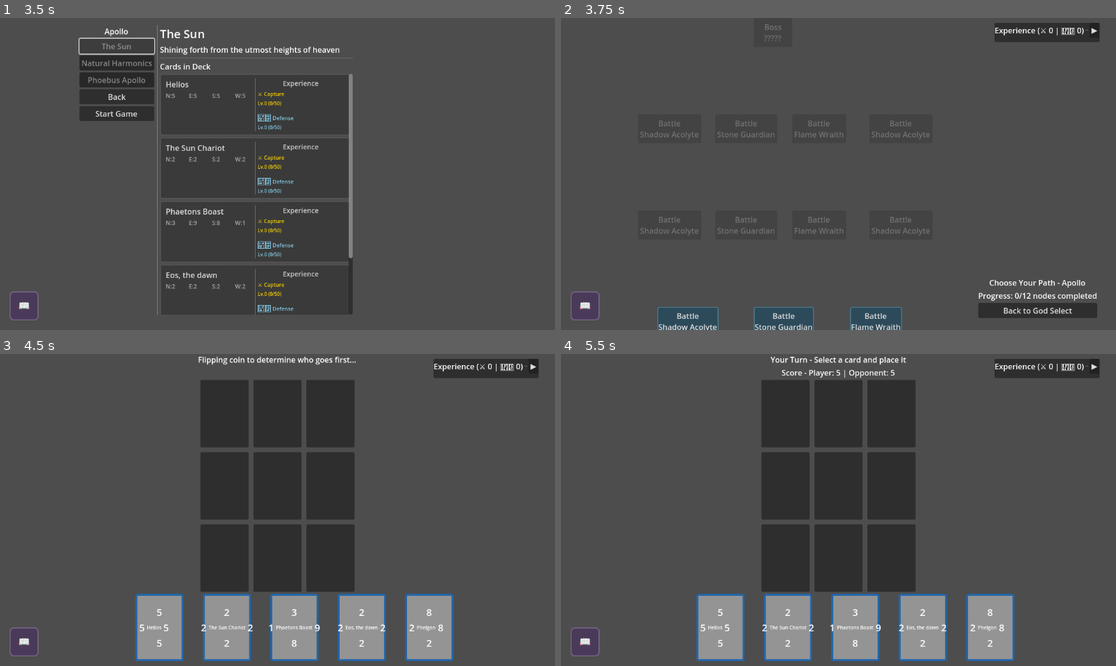
Above: before the commit, frames 1-4 (two rows, left to right).
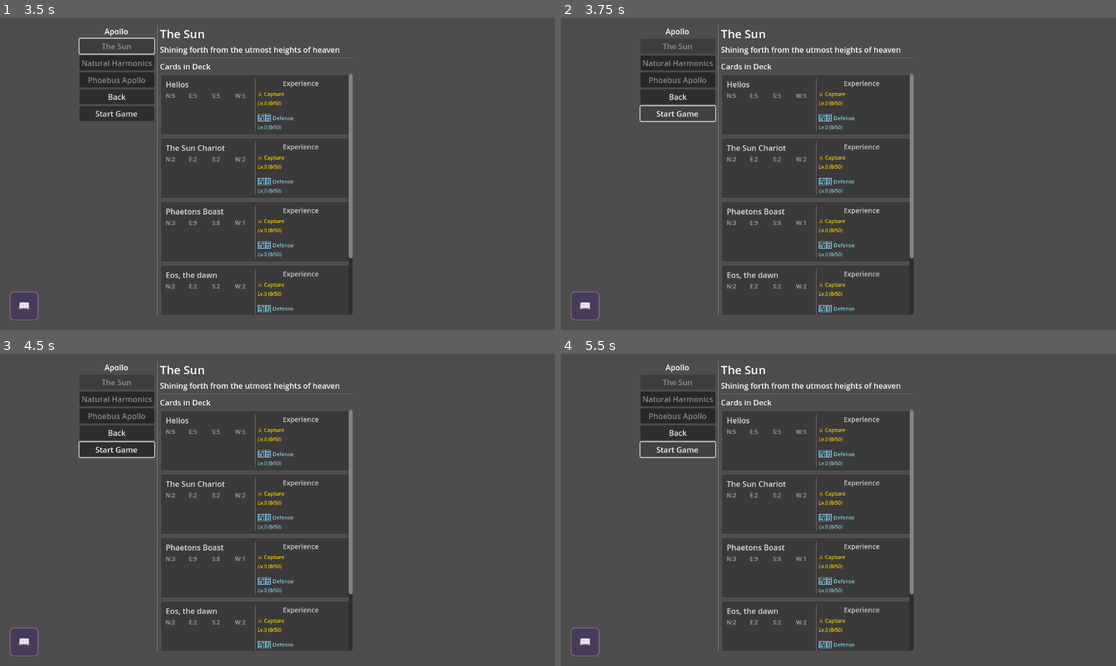
Above: after the commit, the same moments.

Repository: leslieharding/Mnemosyne
Game: Godot game, scene res://Scenes/MainMenu.tscn
The game is run twice, just before and just after one commit, with the same random seed, the same clock (stepped at 60 frames per second) and the same inputs.
Inputs (mouse positions are in pixels of both pictures, inside the frame that each line leads up to):
- Up to frame 1 (3.5 s): click "New Game" at 0.5 s; click "New Game" at 1.25 s; click "Apollo" at 2 s; click "The Sun" at 2.75 s
- Up to frame 2 (3.75 s): click "Start Game" at 3.5 s
- Up to frame 3 (4.5 s): click (127, 656) at 4.25 s, where only the run before the commit has a clickable "Battle Shadow Acolyte"
- Up to frame 4 (5.5 s): click (677, 450) at 5 s, where only the run after the commit has a clickable "Start Game"

Frame 1 is identical in both runs. In frame 2, 10% of the frame differs, in the area x 14-97%, y 1-100%; in frame 3, 19%, in the area x 14-97%, y 0-99%; in frame 4, 18%.
Error after the commit: Invalid call. Nonexistent function 'start_new_run' in base 'Node (BossPredictionTracker)'. (res://Scripts/apollo.gd:122)

Commit message:
first boss tracking implementation trials

Diff:
--- a/Scripts/apollo.gd
+++ b/Scripts/apollo.gd
@@ -117,6 +117,10 @@
 		# Initialize the experience tracker for this new run
 		get_node("/root/RunExperienceTrackerAutoload").start_new_run(deck_def.card_indices)
 		print("Initialized experience tracker for new run with deck: ", deck_def.deck_name)
+
+		# Add this line after initializing the experience tracker:
+		get_node("/root/BossPredictionTrackerAutoload").start_new_run()
+		print("Initialized boss prediction tracker for new run")
 
 		# Pass the selected god and deck index to the map scene
 		get_tree().set_meta("scene_params", {
--- a/Scripts/apollo_game.gd
+++ b/Scripts/apollo_game.gd
@@ -62,13 +62,18 @@
 
 var active_passive_abilities: Dictionary = {}  # position -> array of passive abilities
 
-
+# Boss prediction system
+var is_boss_battle: bool = false
+var current_boss_prediction: Dictionary = {}
 
 
 
 func _ready():
 	# Initialize game managers
 	setup_managers()
+
+	# Initialize boss prediction tracker
+	setup_boss_prediction_tracker()
 
 	# Initialize game board
 	setup_empty_board()
@@ -92,6 +97,18 @@
 
 	# Start the game
 	start_game()
+
+# Set up the boss prediction tracker
+func setup_boss_prediction_tracker():
+	# Check if this is a boss battle
+	var params = get_scene_params()
+	if params.has("current_node"):
+		var current_node = params["current_node"]
+		is_boss_battle = (current_node.enemy_name == "?????")
+		print("Boss battle detected: ", is_boss_battle)
+
+	print("Boss prediction tracker initialized")
+
 
 func setup_journal_button():
 	if not journal_button:
@@ -195,8 +212,16 @@
 func _on_coin_flip_result(player_goes_first: bool):
 	if player_goes_first:
 		game_status_label.text = "You won the coin flip! You go first."
+		# Add this new section:
+		if not is_boss_battle:
+			get_node("/root/BossPredictionTrackerAutoload").start_recording_battle()
 	else:
 		game_status_label.text = "Opponent won the coin flip! They go first."
+		# Add this new section:
+		if is_boss_battle:
+			game_status_label.text = "The boss allows you to go first... 'I know what you will do.'"
+			turn_manager.current_player = TurnManager.Player.HUMAN
+			player_goes_first = true
 
 	# Brief pause to show result
 	await get_tree().create_timer(2.0).timeout
@@ -218,6 +243,8 @@
 
 	if is_player_turn:
 		enable_player_input()
+		if is_boss_battle:
+			make_boss_prediction()
 	else:
 		disable_player_input()
 		# Only start opponent turn if they're not already thinking
@@ -226,6 +253,46 @@
 			call_deferred("opponent_take_turn")  # Use call_deferred to avoid async issues
 		else:
 			print("Opponent already thinking, skipping turn start")
+
+
+# Make boss prediction for the current turn
+func make_boss_prediction():
+	if not is_boss_battle:
+		return
+
+	var tracker = get_node("/root/BossPredictionTrackerAutoload")
+	if not tracker:
+		return
+
+	# Calculate current turn number (1-based)
+	var cards_played = 5 - player_deck.size()
+	var current_turn = cards_played + 1
+
+	if current_turn > 5:
+		return  # All cards played
+
+	# Get available cards (indices of remaining cards in hand)
+	var available_cards: Array[int] = []
+	for i in range(player_deck.size()):
+		var card_collection_index = deck_card_indices[i]
+		available_cards.append(card_collection_index)
+
+	# Get available positions (unoccupied grid slots)
+	var available_positions: Array[int] = []
+	for i in range(grid_occupied.size()):
+		if not grid_occupied[i]:
+			available_positions.append(i)
+
+	# Get boss prediction
+	current_boss_prediction = tracker.get_boss_prediction(
+		current_turn,
+		available_cards,
+		available_positions
+	)
+
+	print("Boss prediction for turn ", current_turn, ": Card ", current_boss_prediction.get("card", -1), " at position ", current_boss_prediction.get("position", -1))
+
+
 
 # Calculate and return current scores (Triple Triad style)
 func get_current_scores() -> Dictionary:
@@ -579,6 +646,11 @@
 	return available_slots == 0 or (player_deck.is_empty() and not opponent_manager.has_cards())
 
 func end_game():
+
+	var tracker = get_node("/root/BossPredictionTrackerAutoload")
+	if tracker:
+		tracker.stop_recording()
+
 	await get_tree().process_frame
 
 	var scores = get_current_scores()
@@ -1094,7 +1166,6 @@
 		print("Updated card display for ", card_data.card_name, " with new values: ", card_data.values)
 
 
-# This replaces the existing place_card_on_grid function in apollo_game.gd (around lines 580-650)
 
 # Place the selected card on the selected grid
 func place_card_on_grid():
@@ -1115,10 +1186,31 @@
 	var card_data = player_deck[selected_card_index]
 	var card_collection_index = deck_card_indices[selected_card_index]
 
+	# Record this play for pattern tracking (if not boss battle)
+	if not is_boss_battle:
+		var tracker = get_node("/root/BossPredictionTrackerAutoload")
+		if tracker:
+			tracker.record_card_play(card_collection_index, current_grid_index)
+
+	# Check boss prediction if this is a boss battle
+	var boss_prediction_hit = false
+	if is_boss_battle and current_boss_prediction.has("card") and current_boss_prediction.has("position"):
+		if current_boss_prediction["card"] == card_collection_index and current_boss_prediction["position"] == current_grid_index:
+			boss_prediction_hit = true
+			print("BOSS PREDICTION HIT! The boss anticipated your move!")
+			# Apply the stat reduction - weakens the card but doesn't change ownership
+			card_data.values[0] = 1  # North
+			card_data.values[1] = 1  # East
+			card_data.values[2] = 1  # South
+			card_data.values[3] = 1  # West
+
+			# Show feedback to player
+			game_status_label.text = "The boss anticipated your move! Your card's power is weakened!"
+
 	# Get card level for ability checks
 	var card_level = get_card_level(card_collection_index)
 
-	# Mark the slot as occupied and set ownership
+	# Mark the slot as occupied and set ownership (always PLAYER - prediction hits don't change ownership)
 	grid_occupied[current_grid_index] = true
 	grid_ownership[current_grid_index] = Owner.PLAYER
 	grid_card_data[current_grid_index] = card_data
@@ -1144,11 +1236,21 @@
 	# Set higher z-index so the card appears on top
 	card_display.z_index = 1
 
-	# Setup the card display with the card resource data
+	# Setup the card display with the card resource data (including potentially weakened stats)
 	card_display.setup(card_data)
 
-	# Apply player styling initially
-	card_display.panel.add_theme_stylebox_override("panel", player_card_style)
+	# Apply player styling initially, but make prediction hits more visible
+	if boss_prediction_hit:
+		# Create a special style for predicted cards
+		var prediction_hit_style = player_card_style.duplicate()
+		prediction_hit_style.border_color = Color("#FF6B6B")  # Red border for prediction hits
+		prediction_hit_style.border_width_left = 4
+		prediction_hit_style.border_width_top = 4
+		prediction_hit_style.border_width_right = 4
+		prediction_hit_style.border_width_bottom = 4
+		card_display.panel.add_theme_stylebox_override("panel", prediction_hit_style)
+	else:
+		card_display.panel.add_theme_stylebox_override("panel", player_card_style)
 
 	# Connect hover signals for grid cards too
 	card_display.card_hovered.connect(_on_card_hovered)
@@ -1156,7 +1258,7 @@
 
 	print("Card placed on grid at position", current_grid_index)
 
-	# EXECUTE ON-PLAY ABILITIES BEFORE COMBAT
+	# EXECUTE ON-PLAY ABILITIES BEFORE COMBAT (but after potential stat reduction)
 	if card_data.has_ability_type(CardAbility.TriggerType.ON_PLAY, card_level):
 		print("Executing on-play abilities for ", card_data.card_name)
 		var ability_context = {
@@ -1173,7 +1275,7 @@
 	# HANDLE PASSIVE ABILITIES
 	handle_passive_abilities_on_place(current_grid_index, card_data, card_level)
 
-	# Resolve combat (abilities may have modified stats)
+	# Resolve combat (abilities may have modified stats, and boss prediction may have weakened the card)
 	var captures = resolve_combat(current_grid_index, Owner.PLAYER, card_data)
 	if captures > 0:
 		print("Player captured ", captures, " cards!")
--- /dev/null
+++ b/Scripts/boss_prediction_tracker.gd
@@ -0,0 +1,176 @@
+# res://Scripts/boss_prediction_tracker.gd
+extends Node
+class_name BossPredictionTracker
+
+signal pattern_recorded(turn_number: int, card_index: int, grid_position: int)
+
+# Track card play patterns when player goes first
+# Structure: {"turn_1": [(card_index, grid_position), ...], "turn_2": [...], ...}
+var play_patterns: Dictionary = {}
+
+# Track if we're currently recording (only when player goes first)
+var is_recording: bool = false
+var current_turn_number: int = 0
+
+func _ready():
+	# Initialize pattern storage for all 5 turns
+	for i in range(1, 6):
+		play_patterns["turn_" + str(i)] = []
+
+# Start recording a new battle (call when player wins coin flip)
+func start_recording_battle():
+	is_recording = true
+	current_turn_number = 0
+	print("BossPredictionTracker: Started recording new battle")
+
+# Stop recording (call when battle ends or player doesn't go first)
+func stop_recording():
+	is_recording = false
+	current_turn_number = 0
+	print("BossPredictionTracker: Stopped recording")
+
+# Record a card play (call when player places a card)
+func record_card_play(card_index: int, grid_position: int):
+	if not is_recording:
+		return
+
+	current_turn_number += 1
+
+	if current_turn_number > 5:
+		print("BossPredictionTracker: Warning - turn number exceeded 5")
+		return
+
+	var turn_key = "turn_" + str(current_turn_number)
+	var play_data = [card_index, grid_position]
+
+	play_patterns[turn_key].append(play_data)
+
+	print("BossPredictionTracker: Recorded turn ", current_turn_number, " - Card ", card_index, " at position ", grid_position)
+	emit_signal("pattern_recorded", current_turn_number, card_index, grid_position)
+
+# Get prediction for boss AI
+func get_boss_prediction(turn_number: int, available_cards: Array[int], available_positions: Array[int]) -> Dictionary:
+	if turn_number < 1 or turn_number > 5:
+		return {"card": -1, "position": -1, "confidence": 0.0}
+
+	var turn_key = "turn_" + str(turn_number)
+	var turn_data = play_patterns.get(turn_key, [])
+
+	if turn_data.is_empty():
+		# No data available - random selection
+		return {
+			"card": available_cards[randi() % available_cards.size()] if available_cards.size() > 0 else -1,
+			"position": available_positions[randi() % available_positions.size()] if available_positions.size() > 0 else -1,
+			"confidence": 0.0
+		}
+
+	# Calculate card frequencies for this turn
+	var predicted_card = get_most_likely_card(turn_data, available_cards)
+	if predicted_card == -1:
+		return {"card": -1, "position": -1, "confidence": 0.0}
+
+	# Calculate position frequencies for the predicted card
+	var predicted_position = get_most_likely_position(predicted_card, available_positions)
+	if predicted_position == -1:
+		return {"card": predicted_card, "position": -1, "confidence": 0.0}
+
+	# Calculate confidence (percentage of times this combination appeared)
+	var total_plays = turn_data.size()
+	var matching_plays = 0
+	for play in turn_data:
+		if play[0] == predicted_card and play[1] == predicted_position:
+			matching_plays += 1
+
+	var confidence = float(matching_plays) / float(total_plays) if total_plays > 0 else 0.0
+
+	print("BossPredictionTracker: Prediction for turn ", turn_number, " - Card ", predicted_card, " at position ", predicted_position, " (confidence: ", confidence, ")")
+
+	return {
+		"card": predicted_card,
+		"position": predicted_position,
+		"confidence": confidence
+	}
+
+# Find the most likely card for this turn from available cards
+func get_most_likely_card(turn_data: Array, available_cards: Array[int]) -> int:
+	var card_frequencies: Dictionary = {}
+
+	# Count frequencies of available cards
+	for play in turn_data:
+		var card_index = play[0]
+		if card_index in available_cards:
+			if card_index in card_frequencies:
+				card_frequencies[card_index] += 1
+			else:
+				card_frequencies[card_index] = 1
+
+	if card_frequencies.is_empty():
+		# No historical data for available cards - choose random
+		return available_cards[randi() % available_cards.size()] if available_cards.size() > 0 else -1
+
+	# Find card(s) with highest frequency
+	var max_frequency = 0
+	var most_frequent_cards: Array[int] = []
+
+	for card_index in card_frequencies:
+		var frequency = card_frequencies[card_index]
+		if frequency > max_frequency:
+			max_frequency = frequency
+			most_frequent_cards = [card_index]
+		elif frequency == max_frequency:
+			most_frequent_cards.append(card_index)
+
+	# If tie, choose randomly from most frequent
+	return most_frequent_cards[randi() % most_frequent_cards.size()]
+
+# Find the most likely position for a specific card from available positions
+func get_most_likely_position(card_index: int, available_positions: Array[int]) -> int:
+	var position_frequencies: Dictionary = {}
+
+	# Look at all historical plays of this card across all turns
+	for turn_key in play_patterns:
+		var turn_data = play_patterns[turn_key]
+		for play in turn_data:
+			if play[0] == card_index:  # This card was played
+				var position = play[1]
+				if position in available_positions:
+					if position in position_frequencies:
+						position_frequencies[position] += 1
+					else:
+						position_frequencies[position] = 1
+
+	if position_frequencies.is_empty():
+		# No historical data for this card in available positions - choose random
+		return available_positions[randi() % available_positions.size()] if available_positions.size() > 0 else -1
+
+	# Find position(s) with highest frequency
+	var max_frequency = 0
+	var most_frequent_positions: Array[int] = []
+
+	for position in position_frequencies:
+		var frequency = position_frequencies[position]
+		if frequency > max_frequency:
+			max_frequency = frequency
+			most_frequent_positions = [position]
+		elif frequency == max_frequency:
+			most_frequent_positions.append(position)
+
+	# If tie, choose randomly from most frequent
+	return most_frequent_positions[randi() % most_frequent_positions.size()]
+
+# Get current pattern data (for debugging)
+func get_pattern_data() -> Dictionary:
+	return play_patterns.duplicate(true)
+
+# Clear all pattern data (for new runs)
+func clear_patterns():
+	for i in range(1, 6):
+		play_patterns["turn_" + str(i)] = []
+	print("BossPredictionTracker: Cleared all pattern data")
+
+# Get statistics for debugging
+func get_statistics() -> Dictionary:
+	var stats = {}
+	for turn_key in play_patterns:
+		stats[turn_key] = play_patterns[turn_key].size()
+	return stats
--- a/project.godot
+++ b/project.godot
@@ -20,6 +20,7 @@
 RunExperienceTrackerAutoload="*res://Scripts/run_experience_tracker.gd"
 GlobalProgressTrackerAutoload="*res://Scripts/global_progress_tracker.gd"
 MemoryJournalManagerAutoload="*res://Scripts/memory_journal_manager.gd"
+BossPredictionTrackerAutoload="*res://Scripts/boss_prediction_tracker.gd"
 
 [input]
 
Not shown, added: Scripts/boss_prediction_tracker.gd.uid
